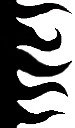
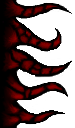
Comparing the layer stacks of the two 75 x 128 images. Changes:
added group "Red stuff" with 2 layers above "The Blackness" over [1, 0, 65, 128]
added layer "test1" in group "Red stuff" over [1, 0, 65, 128]
painted on "The Blackness" over [17, 6, 72, 111]
